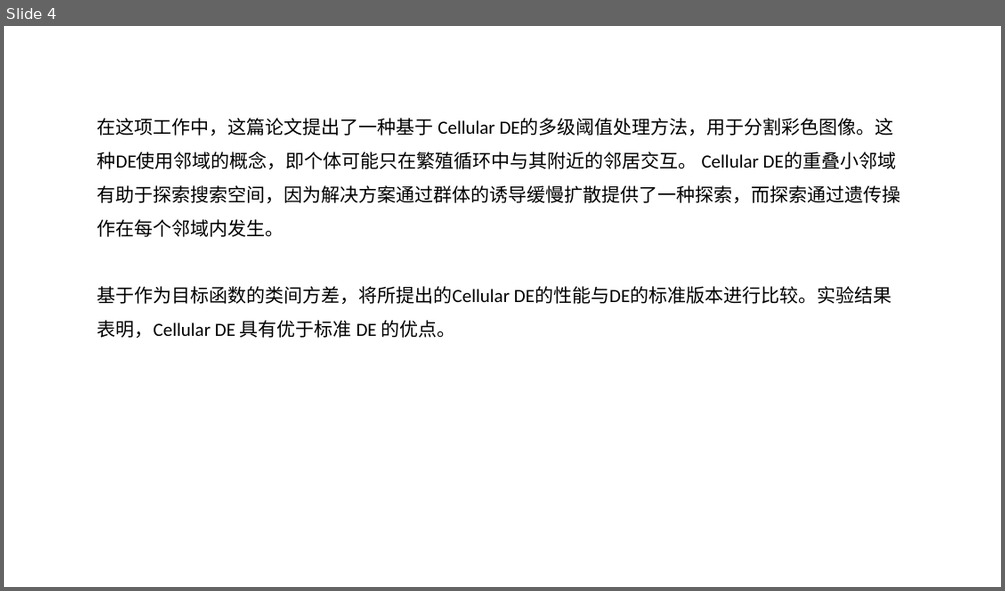
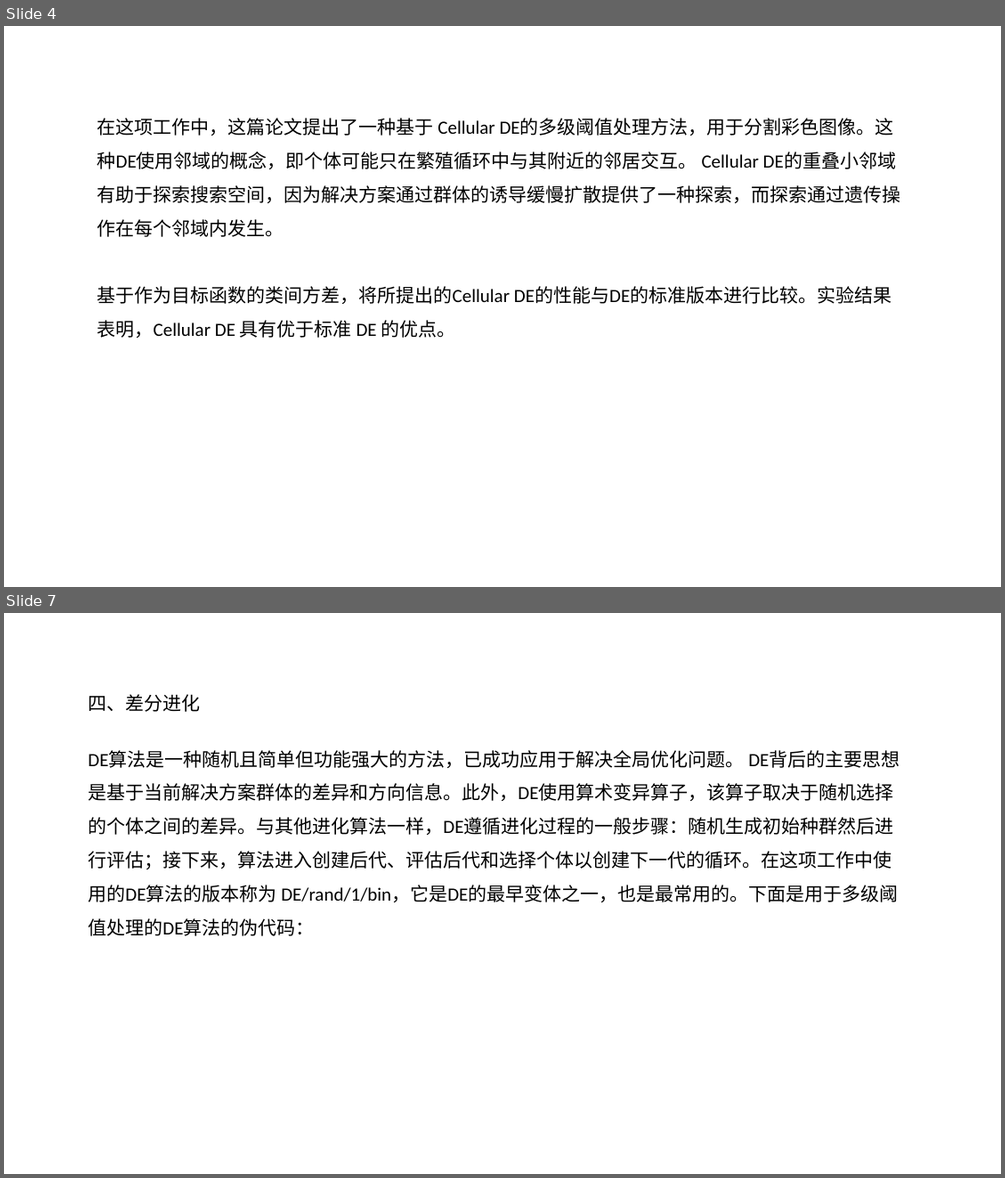
Before and after one commit to likaihz/EAS, a slide deck: YingShengyu/slides.pptx. Shown one above the other, each under a label of ours: slide 4 before the commit, slides 4 and 7 after it; the slides between them are not shown. The pictures are 1005x591 and 1005x1178 pixels, drawn with LibreOffice and Linux fonts; fonts in the diff are those of the drawing. Boxes give left, top, right and bottom in pixels: in the first picture for what was removed or moved away, otherwise in the second. Text is boxed around its words. In the diff, an @@ line names an element or a change of style, - is before the commit and + after.

```diff
--- a/YingShengyu/slides.pptx
+++ b/YingShengyu/slides.pptx
@@ slide 7 added at <box>4,613,1001,1174</box>, background #FFFFFF @@
@@ text added at <box>88,694,898,936</box>, 18 pt, text #000000 @@
+四、差分进化
+DE算法是一种随机且简单但功能强大的方法，已成功应用于解决全局优化问题。 DE背后的主要思想是基于当前解决方案群体的差异和方向信息。此外，DE使用算术变异算子，该算子取决于随机选择的个体之间的差异。与其他进化算法一样，DE遵循进化过程的一般步骤：随机生成初始种群然后进行评估；接下来，算法进入创建后代、评估后代和选择个体以创建下一代的循环。在这项工作中使用的DE算法的版本称为 DE/rand/1/bin，它是DE的最早变体之一，也是最常用的。下面是用于多级阈值处理的DE算法的伪代码：
```
Also in this commit, not shown: 1 slide changed, 4 other slides added.
